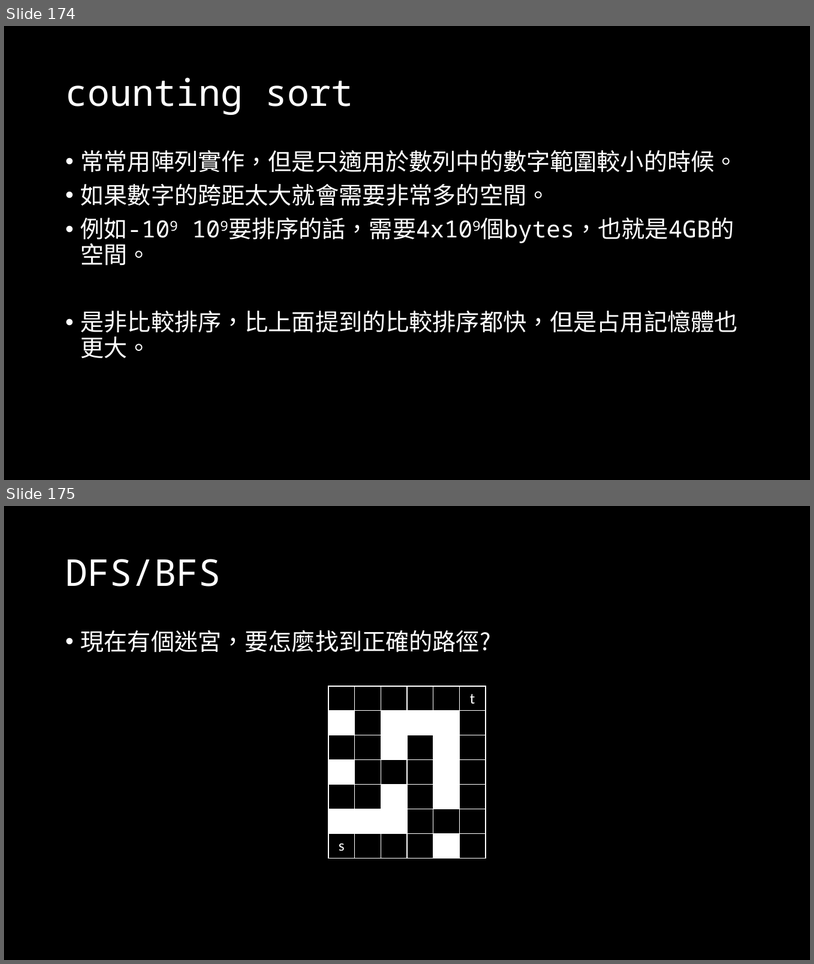
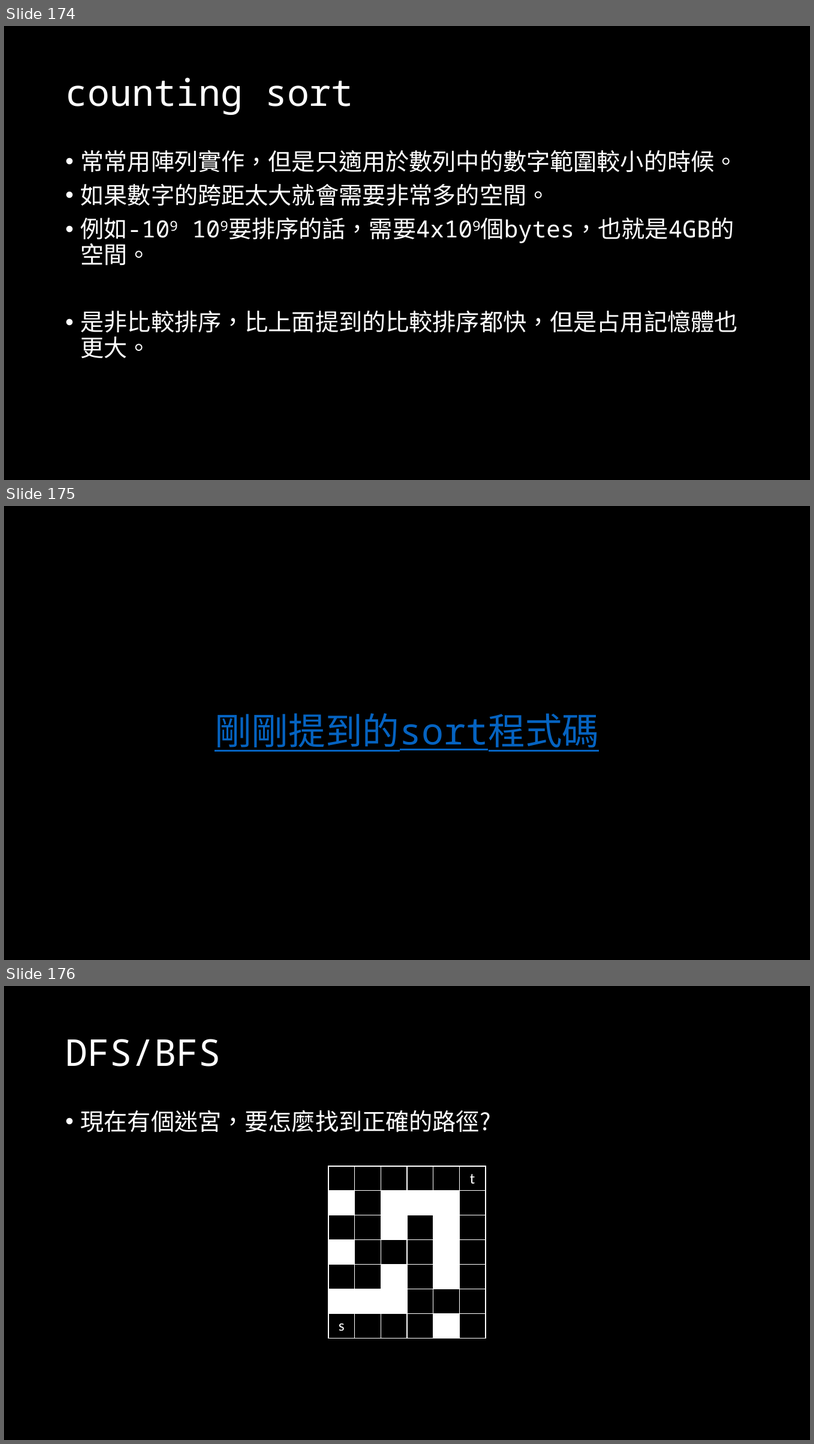
Before and after one commit to OEmiliatanO/those_c_prog_didnt_teach, a slide deck: Ch4/Ch4-algorithm.pptx. Shown one above the other, each under a label of ours: slides 174 and 175 before the commit, slides 174, 175 and 176 after it. The pictures are 814x964 and 814x1444 pixels, drawn with LibreOffice and Linux fonts; fonts in the diff are those of the drawing. Boxes give left, top, right and bottom in pixels: in the first picture for what was removed or moved away, otherwise in the second. Text is boxed around its words. In the diff, an @@ line names an element or a change of style, - is before the commit and + after.

```diff
--- a/Ch4/Ch4-algorithm.pptx
+++ b/Ch4/Ch4-algorithm.pptx
@@ slide 175 added at bbox=[4, 506, 810, 960], background #000000 @@
@@ title added at bbox=[215, 713, 599, 751], 44 pt, text #0563C1, underline @@
+剛剛提到的sort程式碼
@@ what was slide 175 is now slide 176 @@
```
Also in this commit, not shown: 1 slide changed, 3 other slides added.
